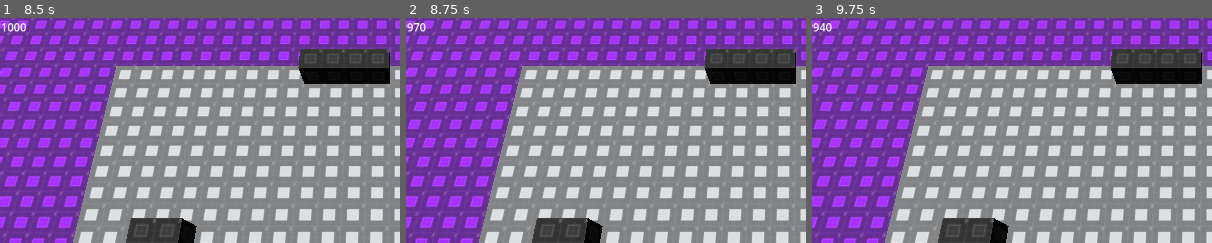
Above: before the commit, frames 1-3 (left to right).
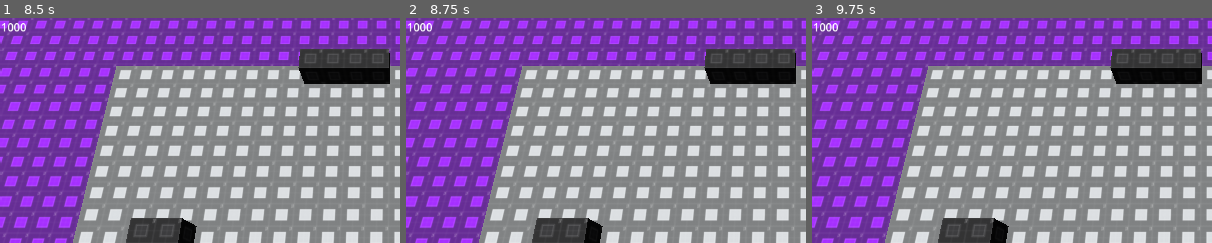
Above: after the commit, the same moments.

Repository: andremtz04/Battle-Against-Time
Game: Godot game, scene res://Scenes/map.tscn
Two runs of this game, one before a commit and one after it. Both use one fixed random seed, a clock stepped at 60 frames per second and the inputs below. The engine's default icon, where the game draws it, is replaced by a stand-in: a white triangle on a blue panel in a dark square.
Inputs (mouse positions are % of the whole screen's width and height, from its top left):
- Up to frame 1 (8.5 s): click (82, 12) at 0.5 s; click (93, 12) at 1.25 s; click (82, 32) at 2 s; click (82, 12) at 2.75 s; click (93, 12) at 3.5 s; click (82, 32) at 4.25 s; click (82, 12) at 5 s; click (93, 12) at 5.75 s; click (82, 32) at 6.5 s; tap Enter at 7.25 s; move the mouse to (72, 45) at 7.27 s; press the mouse at (72, 45) at 7.28 s; release the mouse at (72, 45) at 8 s; tap Space at 8 s; drag from (30, 55) to (45, 70) at 8.02 s
- Up to frame 2 (8.75 s): no input
- Up to frame 3 (9.75 s): move the mouse to (60, 28) at 8.77 s; press the mouse at (60, 28) at 8.78 s; release the mouse at (60, 28) at 9.5 s; tap Enter at 9.5 s; drag from (45, 70) to (20, 35) at 9.52 s
The pictures show only the part of the screen within x 0-50%, y 0-50%; the shares and areas given below are measured in that part.

Frame 1 is identical in both runs. In frame 2, 0.1% of the frame differs, in the area x 0-7%, y 2-7%; in frame 3, 0.1%.
Error in both runs: Invalid access to property or key 'Test3' on a base object of type 'Dictionary'. (res://Scripts/Main)

Commit message:
experimental attack system
added a basic attack for test_tower_1 with test_tower_2 being the enemy

Diff:
--- a/Scenes/test_tower_1.tscn
+++ b/Scenes/test_tower_1.tscn
@@ -1,4 +1,6 @@
-[gd_scene load_steps=3 format=3 uid="uid://cbcd6u71f5pw5"]
+[gd_scene load_steps=4 format=3 uid="uid://cbcd6u71f5pw5"]
+
+[ext_resource type="Script" path="res://Scripts/Tower/test_tower_1.gd" id="1_xuh8c"]
 
 [sub_resource type="StandardMaterial3D" id="StandardMaterial3D_tyije"]
 albedo_color = Color(1, 0, 0, 1)
@@ -7,6 +9,11 @@
 material = SubResource("StandardMaterial3D_tyije")
 
 [node name="TestTower" type="Node3D"]
+script = ExtResource("1_xuh8c")
 
 [node name="MeshInstance3D" type="MeshInstance3D" parent="."]
 mesh = SubResource("CapsuleMesh_wg7bn")
+
+[node name="Timer" type="Timer" parent="."]
+
+[connection signal="timeout" from="Timer" to="." method="_on_timer_timeout"]
--- a/Scenes/test_tower_2.tscn
+++ b/Scenes/test_tower_2.tscn
@@ -1,4 +1,6 @@
-[gd_scene load_steps=3 format=3 uid="uid://7blwawsyeuxe"]
+[gd_scene load_steps=4 format=3 uid="uid://7blwawsyeuxe"]
+
+[ext_resource type="Script" path="res://Scripts/Tower/test_tower_2.gd" id="1_vblmk"]
 
 [sub_resource type="StandardMaterial3D" id="StandardMaterial3D_tiona"]
 albedo_color = Color(0, 0, 1, 1)
@@ -6,7 +8,10 @@
 [sub_resource type="CapsuleMesh" id="CapsuleMesh_e74jy"]
 material = SubResource("StandardMaterial3D_tiona")
 
-[node name="TestTower" type="Node3D"]
+[node name="TestTower" type="Node3D" groups=["Enemy"]]
+script = ExtResource("1_vblmk")
 
 [node name="MeshInstance3D" type="MeshInstance3D" parent="."]
 mesh = SubResource("CapsuleMesh_e74jy")
+
+[node name="Timer" type="Timer" parent="."]
--- a/Scripts/Global/tower_spawner.gd
+++ b/Scripts/Global/tower_spawner.gd
@@ -1,6 +1,6 @@
 extends Node
 
-var currentTower := "None"
+var currentTower := "null"
 var SpawnTower : PackedScene
 var mapGrid : Array
 
@@ -11,7 +11,7 @@
 
 
 var TowerDictionary : Dictionary = {
-	"None" : null,
+	"null" : null,
 	"Test1" : preload("res://Scenes/test_tower_1.tscn"),
 	"Test2" : preload("res://Scenes/test_tower_2.tscn"),
 	"Test3" : preload("res://Scenes/test_tower_3.tscn")
@@ -21,7 +21,7 @@
 	for r in row:
 		mapGrid.append([])
 		for c in col:
-			mapGrid[r].append("None")
+			mapGrid[r].append(null)
 	#print(mapGrid)
 
 func _process(_delta: float) -> void:
--- a/Scripts/Main System/main_camera.gd
+++ b/Scripts/Main System/main_camera.gd
@@ -40,12 +40,14 @@
 			pass
 		else:
 			instance.position = Vector3(inPos.x + 0.5, inPos.y, inPos.z + 0.5)
-			TowerSpawner.mapGrid[inPos.z][inPos.x] = TowerSpawner.currentTower
+			TowerSpawner.mapGrid[inPos.z][inPos.x] = instance
 			#update risk table
 			map.updateRisk(TowerSpawner.currentTower, round(inPos.z), round(inPos.x), false)
-
+			#print(TowerSpawner.mapGrid)
+			instance.tPosition = inPos
+			instance.calculate_radius()
+			instance.timer.start()
 			placedTower.emit()
-
 
 func delete_tower() -> bool:
 	if instance:
@@ -54,7 +56,7 @@
 			instance.queue_free()
 		elif inPos.y < 0.95:
 			instance.queue_free()
-		elif TowerSpawner.mapGrid[inPos.z][inPos.x] != "None":
+		elif TowerSpawner.mapGrid[inPos.z][inPos.x] != null:
 			instance.queue_free()
 		else:
 			#print(TowerSpawner.mapGrid[inPos.z][inPos.x])
--- a/Scripts/Main System/risk.gd
+++ b/Scripts/Main System/risk.gd
@@ -9,7 +9,7 @@
 		riskTable.append([])
 		for j in TowerSpawner.col:
 			riskTable[i].append(0)
-	print(riskTable)
+	#print(riskTable)
 
 	towerRisk = {
 		"Test1" : [[0,0,1,0,0],[0,1,2,1,0],[1,2,3,2,1],[0,1,2,1,0],[0,0,1,0,0]],
@@ -31,13 +31,13 @@
 				if(delete == true):
 					riskTable[i][j] -= SpTowerRisk[r][c]
 				else:
-					print("Attempting to access: " + str(i) + " " + str(j))
-					print("col value" + str(r) + " " + str(c))
+					#print("Attempting to access: " + str(i) + " " + str(j))
+					#print("col value" + str(r) + " " + str(c))
 					riskTable[i][j] += SpTowerRisk[r][c]
 			c += 1
 		r += 1
-	print("Added risk!!")
-	print(riskTable)
+	#print("Added risk!!")
+	#print(riskTable)
 
 func calcRisk() -> void:
 	#reset all values to 0 in risktable
--- /dev/null
+++ b/Scripts/Tower/test_tower_1.gd
@@ -0,0 +1,49 @@
+extends Node3D
+
+var tName : String = "test1"
+var price : int = 10
+var attackRange : int = 2
+var damage : int = 1
+var age : int = 0
+var health : int = 10
+var tPosition : Vector3 = Vector3(0,0,0)
+
+var zUp
+var zDown
+var xLeft
+var xRight
+
+@onready var timer: Timer = $Timer
+
+# z = rows , x = columns
+func attack() -> void:
+	for r in range(zUp, zDown+1):
+		for c in range(xLeft, xRight+1):
+			var currSlot : Node3D = TowerSpawner.mapGrid[r][c]
+			if not is_instance_valid(currSlot):
+				pass
+			if is_instance_valid(currSlot):
+				if currSlot.tName == "enemy":
+					print("damaged enemy")
+					currSlot.health -= damage
+					print(currSlot.health)
+
+
+func calculate_radius() -> void:
+	zUp = tPosition.z - attackRange
+	zDown = tPosition.z + attackRange
+	xLeft = tPosition.x - attackRange
+	xRight = tPosition.x + attackRange
+	if (zUp < 0):
+		zUp = 0
+	if (zDown > TowerSpawner.row):
+		zDown = TowerSpawner.row
+	if (xLeft < 0):
+		xLeft = 0
+	if (xRight > TowerSpawner.col):
+		xRight = TowerSpawner.col
+	#print(zUp, " ", zDown, " ", xLeft, " ", xRight)
+
+
+func _on_timer_timeout() -> void:
+	attack()
--- /dev/null
+++ b/Scripts/Tower/test_tower_2.gd
@@ -0,0 +1,15 @@
+extends Node3D
+
+var tName : String = "enemy"
+var price : int = 10
+var attackRange : int = 2
+var damage : int = 1
+var age : int = 0
+var health : int = 10
+var tPosition : Vector3
+@onready var timer: Timer = $Timer
+
+var isPlaced = false
+#Temp
+func calculate_radius() -> void:
+	pass
Not shown: 6 places in Meshes/BlockLibrary.tres that only renumber resources
